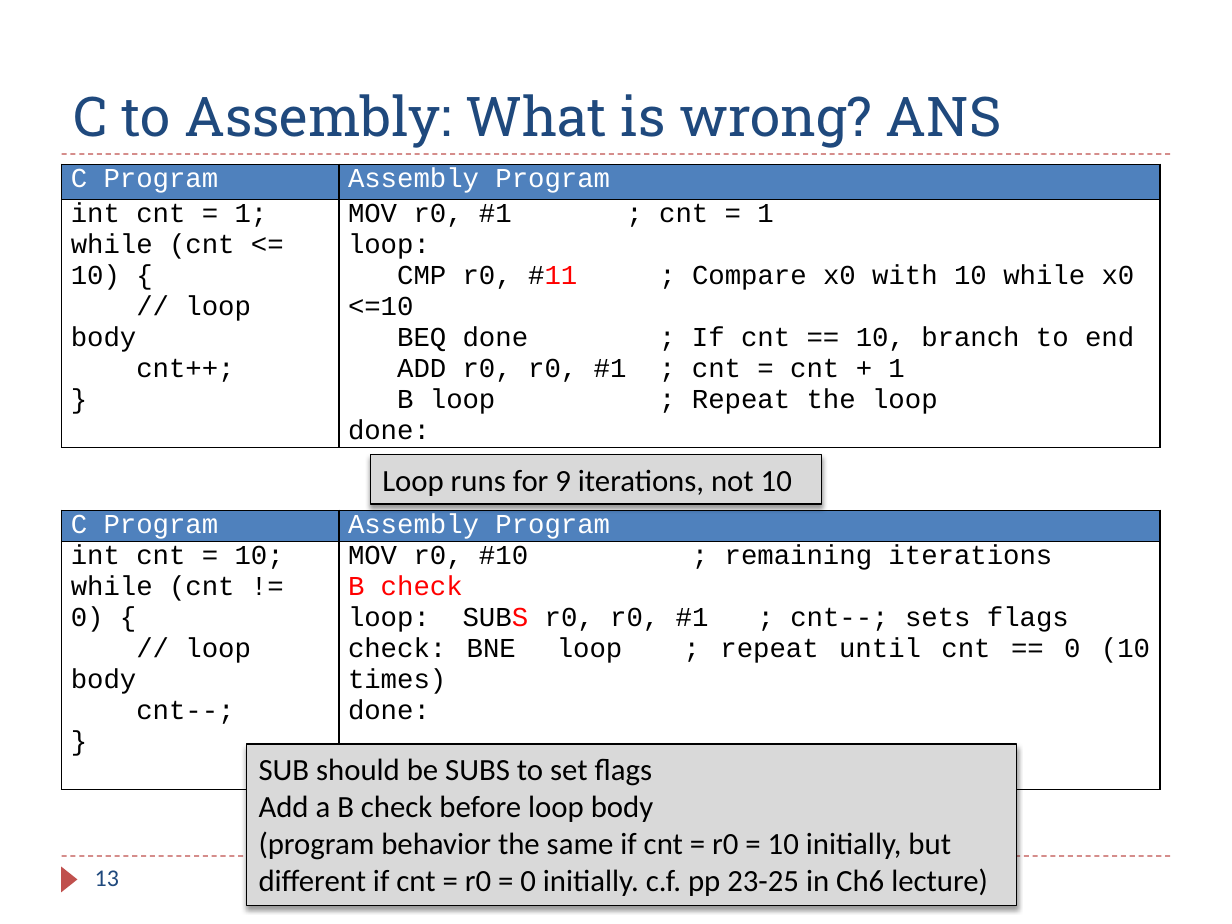
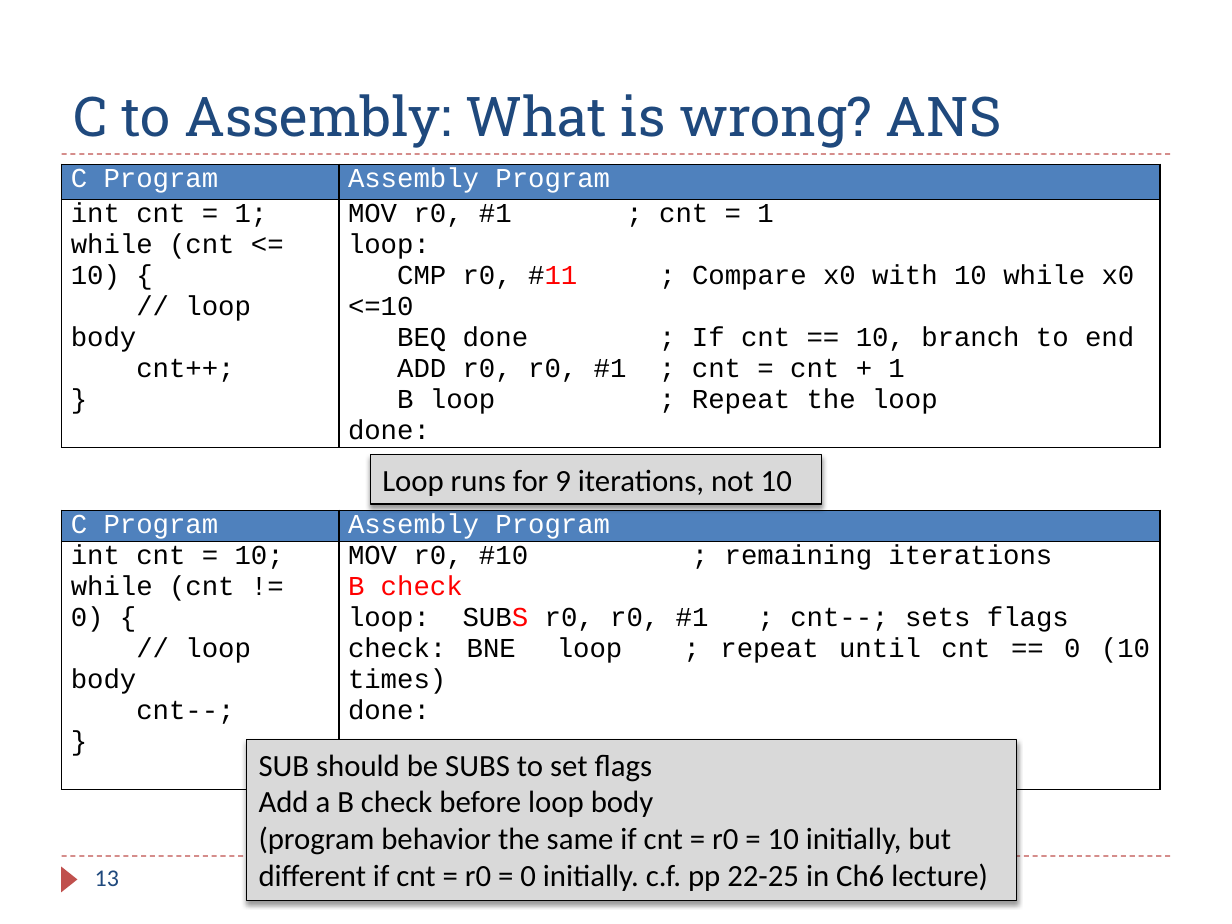
Before and after one commit to guhofstra/CSC111Fa25, a slide deck: slide 13 of PPTs/Ch6_ARM_Control_Flow_Exercises_ANS.pptx. Drawn at 1232x924 pixels with LibreOffice and Linux fonts; fonts in the diff are those of the drawing. Boxes give left, top, right and bottom in pixels: in the first picture for what was removed or moved away, otherwise in the second. Text is boxed around its words. In the diff, an @@ line names an element or a change of style, - is before the commit and + after.

```diff
--- a/PPTs/Ch6_ARM_Control_Flow_Exercises_ANS.pptx
+++ b/PPTs/Ch6_ARM_Control_Flow_Exercises_ANS.pptx
@@ rectangle "SUB should be SUBS to ...": place and size @@
-rectangle "SUB should be SUBS to ..." at (246, 744, 1016, 906)
+rectangle "SUB should be SUBS to ..." at (246, 739, 1016, 901)
@@ text in rectangle at (259, 826, 988, 891): text changed @@
-(program behavior the same if cnt = r0 = 10 initially, but different if cnt = r0 = 0 initially. c.f. pp 23-25 in Ch6 lecture)
+(program behavior the same if cnt = r0 = 10 initially, but different if cnt = r0 = 0 initially. c.f. pp 22-25 in Ch6 lecture)
```
Also in this commit, not shown: 1 other slide changed.
